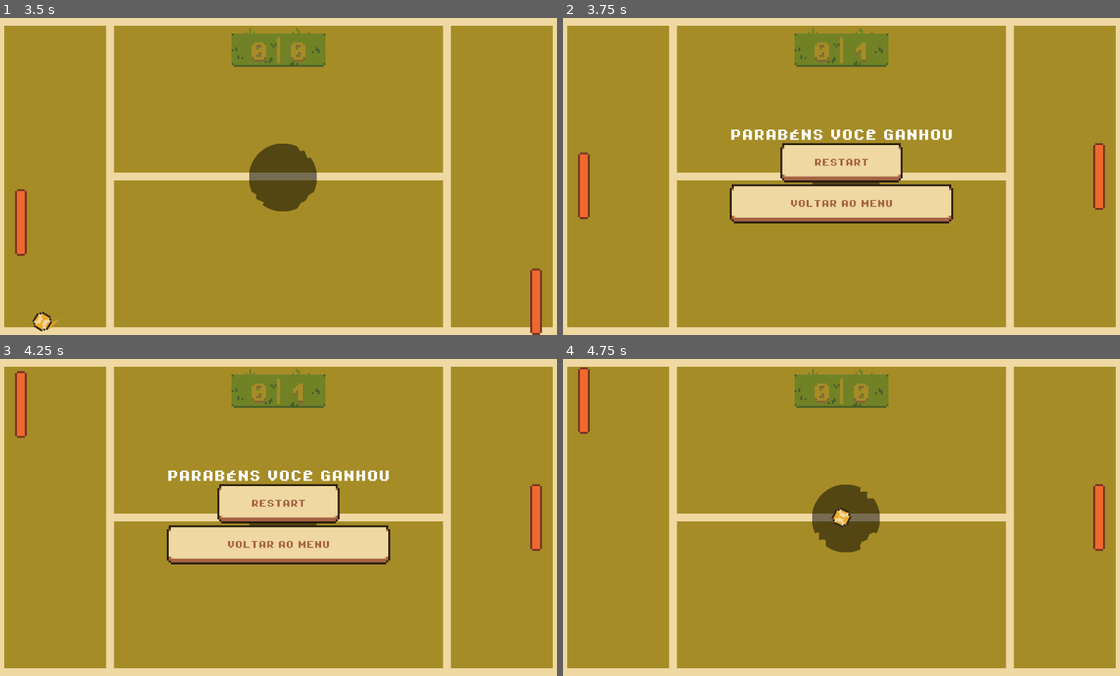
Above: before the commit, frames 1-4 (two rows, left to right).
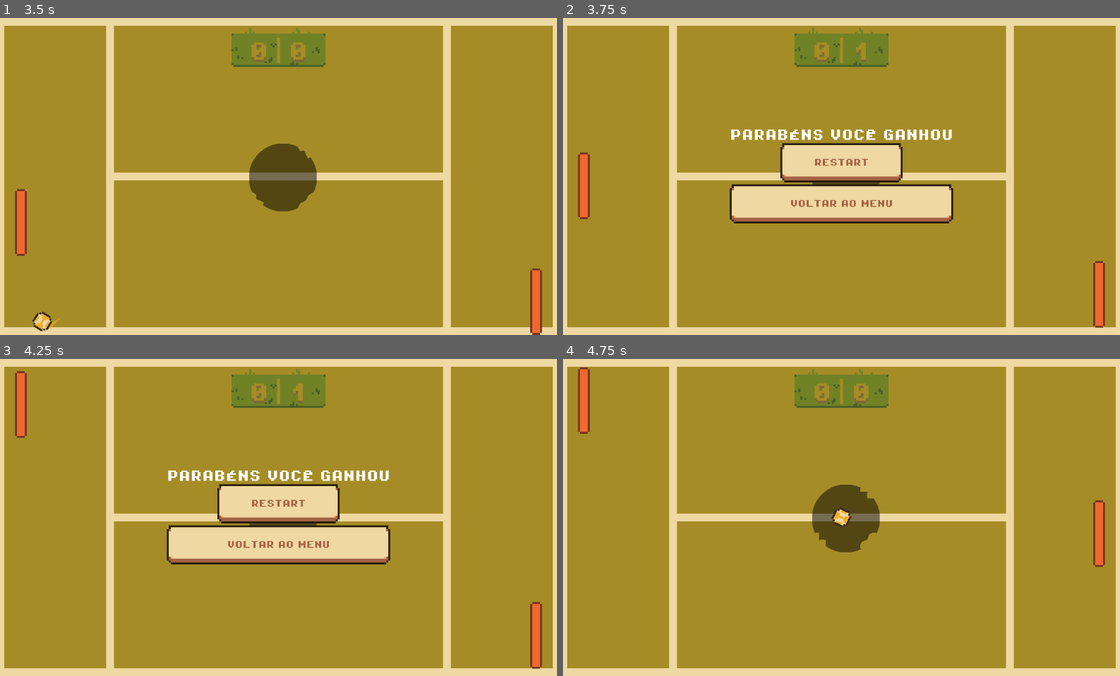
Above: after the commit, the same moments.

Repository: Fivarto/Pong-Git
Game: Godot game, scene res://Scenes/main_menu.tscn
Two runs of this game, one before a commit and one after it. Both use one fixed random seed, a clock stepped at 60 frames per second and the inputs below.
Inputs (mouse positions are in pixels of both pictures, inside the frame that each line leads up to):
- Up to frame 1 (3.5 s): click "START GAME" at 0.5 s; click "P1 X CPU" at 1.25 s; move the mouse to (401, 160) at 2.02 s; hold W (p1_move_up) 2.03-2.78 s; hold Down (p2_move_down) 2.03-2.78 s; move the mouse to (167, 192) at 2.77 s; hold S (p1_move_down) from 2.78 s (still down); tap Up (p2_move_up) at 2.85 s
- Up to frame 2 (3.75 s): move the mouse to (897, 106) at 3.52 s; release S (p1_move_down) at 3.53 s; hold W (p1_move_up) from 3.53 s (still down); hold Down (p2_move_down) from 3.53 s (still down)
- Up to frame 3 (4.25 s): keep holding W (p1_move_up); keep holding Down (p2_move_down)
- Up to frame 4 (4.75 s): release W (p1_move_up) at 4.25 s; release Down (p2_move_down) at 4.25 s; click "RESTART" at 4.25 s

Frame 1 is identical in both runs. In frame 2, 0.9% of the frame differs, in the area x 95-98%, y 39-98%; in frame 3, 0.9%; in frame 4, 0.2%.

Commit message:
Loop Error Solved
Resolvido o problema que gerava uma enxurrada de erros quando a bola era eliminada e a CPU ficava tentando encontrar ela.

Diff:
--- a/Scripts/ball.gd
+++ b/Scripts/ball.gd
@@ -19,6 +19,7 @@
 
 # Called when the node enters the scene tree for the first time.
 func _ready() -> void:
+	get_parent().ball_in_scene = true
 	print(speed)
 	win_size = get_viewport_rect().size
 
--- a/Scripts/cpu.gd
+++ b/Scripts/cpu.gd
@@ -28,8 +28,8 @@
 
 
 	#CPU no controle
-	if $"..".gameModePVE == true and get_parent().get_node("Ball"): #Colocar um sinal para substituir essa Bola
-		ball_pos = $"../Ball".position
+	if  $"..".gameModePVE == true and get_parent().ball_in_scene == true: #Colocar um sinal para substituir essa Bola
+		ball_pos = get_parent().get_node("Ball").position
 		dist = position.y - ball_pos.y
 
 		if abs(dist) > get_parent().PADDLE_SPEED * delta:
@@ -38,6 +38,4 @@
 			move_by = dist
 
 		position.y -= move_by
-	else:
-		position.y = win_height / 2
 	position.y = clamp(position.y, paddle_height / 2, win_height - paddle_height / 2)
--- a/Scripts/main.gd
+++ b/Scripts/main.gd
@@ -9,7 +9,7 @@
 
 var ball_scene = preload("res://Scenes/ball.tscn")
 
-
+var ball_in_scene: bool = false
 
 
 func _on_balltimer_timeout() -> void:
@@ -21,6 +21,7 @@
 func _on_score_left_body_entered(body: Node2D) -> void:
 	score[1] += 1
 	$Ball.queue_free()
+	ball_in_scene = false
 	$"HUD/label-cpuScore".text = str(score[1])
 
 
@@ -38,7 +39,7 @@
 	$"HUD/label-playerScore".text = str(score[0])
 
 	$Ball.queue_free()
-
+	ball_in_scene = false
 	$Balltimer.start()
 
 	if score[0] >= 1:
